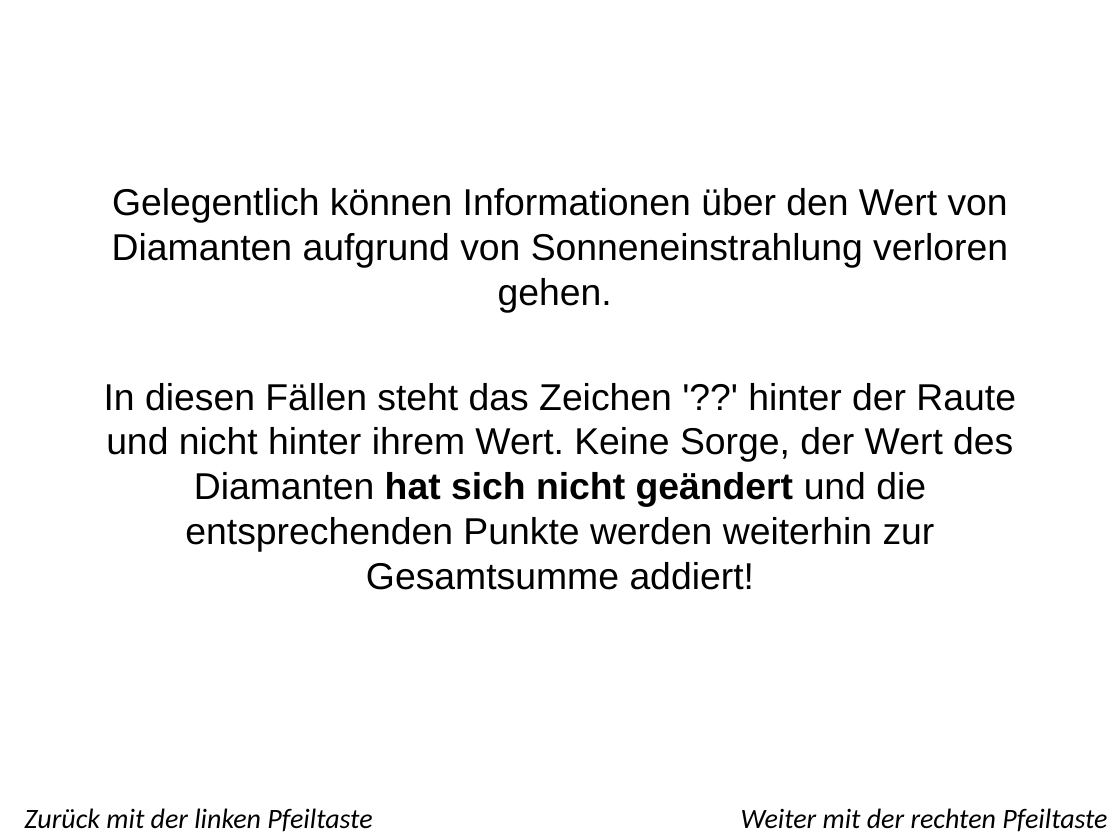
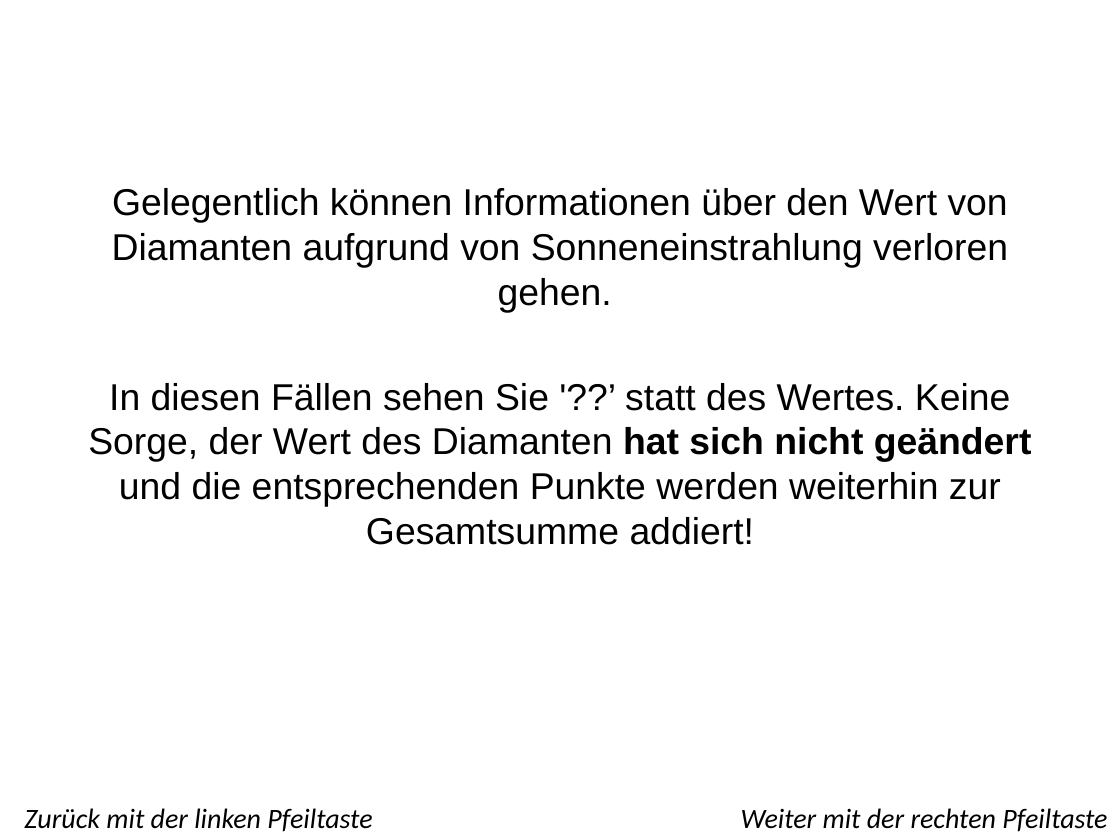
Before and after one commit to snebe/MATLAB-Habits-Overtraining-Exp3, a slide deck: slide 7 of instructions/AlienTask-fMRI_Instructions-German.pptx. Drawn at 1120x840 pixels with LibreOffice and Linux fonts; fonts in the diff are those of the drawing; background and template pictures are left out. Boxes give left, top, right and bottom in pixels: in the first picture for what was removed or moved away, otherwise in the second. Text is boxed around its words. In the diff, an @@ line names an element or a change of style, - is before the commit and + after.

```diff
--- a/instructions/AlienTask-fMRI_Instructions-German.pptx
+++ b/instructions/AlienTask-fMRI_Instructions-German.pptx
@@ subtitle at (88, 383, 1032, 545): text changed @@
-In diesen Fällen steht das Zeichen '??' hinter der Raute und nicht hinter ihrem Wert. Keine Sorge, der Wert des Diamanten hat sich nicht geändert und die entsprechenden Punkte werden weiterhin zur Gesamtsumme addiert!
+In diesen Fällen sehen Sie '??’ statt des Wertes. Keine Sorge, der Wert des Diamanten hat sich nicht geändert und die entsprechenden Punkte werden weiterhin zur Gesamtsumme addiert!
```
Also in this commit, not shown: 2 other slides changed, 9 other files.
